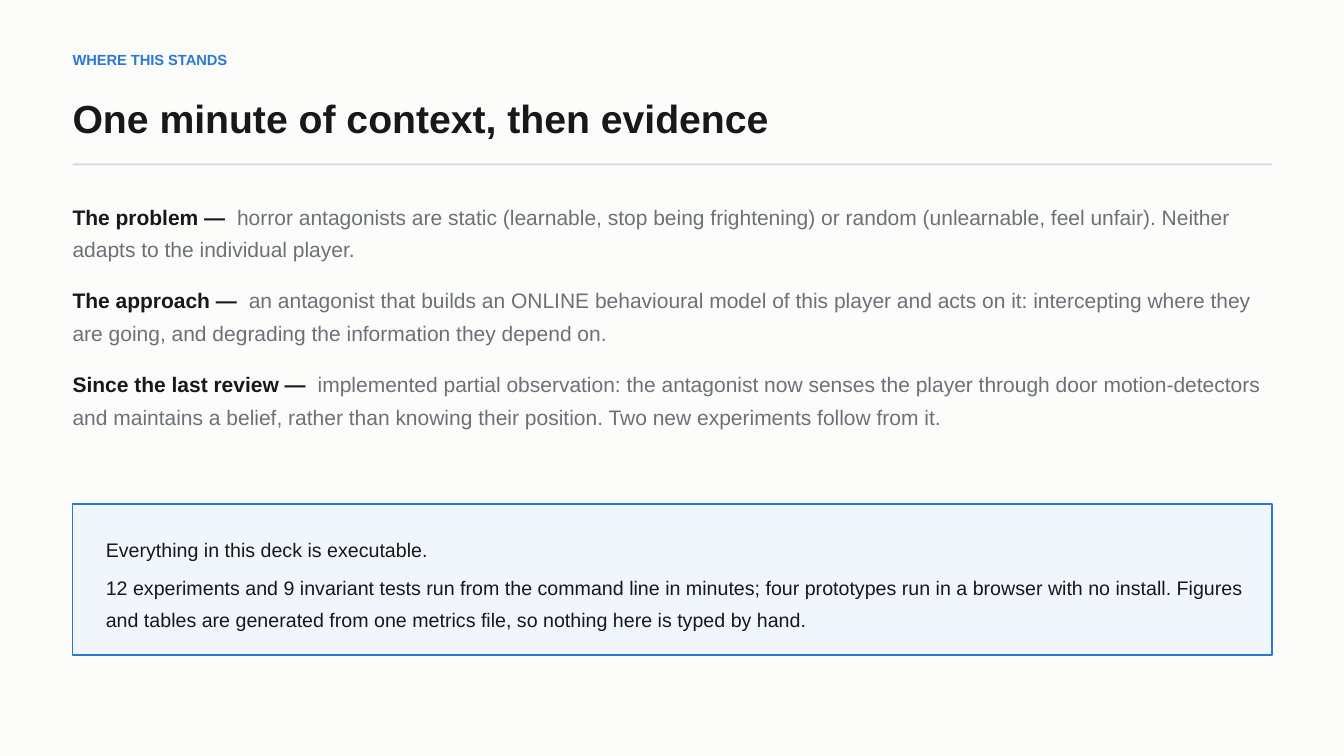
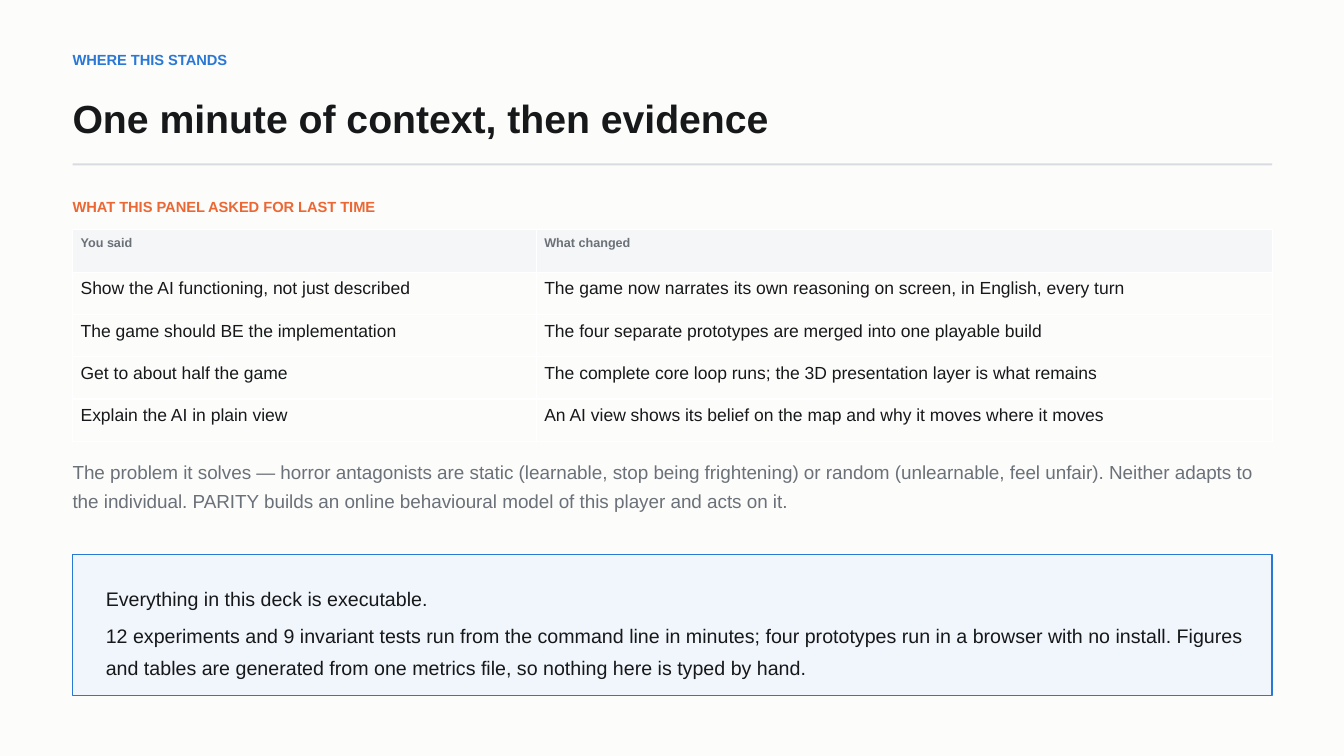
Before and after one commit to Sh1v4mKum4r/parity, a slide deck: slide 2 of docs/PARITY-review3-deck.pptx. Drawn at 1344x756 pixels with LibreOffice and Linux fonts; fonts in the diff are those of the drawing. Boxes give left, top, right and bottom in pixels: in the first picture for what was removed or moved away, otherwise in the second. Text is boxed around its words. In the diff, an @@ line names an element or a change of style, - is before the commit and + after.

```diff
--- a/docs/PARITY-review3-deck.pptx
+++ b/docs/PARITY-review3-deck.pptx
@@ text added at [73,201,375,212], 10.5 pt, text #EB6834, bold @@
+WHAT THIS PANEL ASKED FOR LAST TIME
@@ table added at [73,230,1272,442], 5 rows, 2 columns @@
+You said | What changed
+Show the AI functioning, not just described | The game now narrates its own reasoning on screen, in English, every turn
+The game should BE the implementation | The four separate prototypes are merged into one playable build
+Get to about half the game | The complete core loop runs; the 3D presentation layer is what remains
+Explain the AI in plain view | An AI view shows its belief on the map and why it moves where it moves
@@ text at [73,465,1253,512]: text changed; size 15 to 13.5 pt @@
-The problem — horror antagonists are static (learnable, stop being frightening) or random (unlearnable, feel unfair). Neither adapts to the individual player.
-The approach — an antagonist that builds an ONLINE behavioural model of this player and acts on it: intercepting where they are going, and degrading the information they depend on.
-Since the last review — implemented partial observation: the antagonist now senses the player through door motion-detectors and maintains a belief, rather than knowing their position. Two new experiments follow from it.
+The problem it solves — horror antagonists are static (learnable, stop being frightening) or random (unlearnable, feel unfair). Neither adapts to the individual. PARITY builds an online behavioural model of this player and acts on it.
@@ rectangle: place and size @@
-rectangle at [73,504,1272,655]
+rectangle at [73,555,1272,696]
@@ text "Everything in this deck is ...": place and size @@
-text "Everything in this deck is ..." at [106,542,1242,631]
+text "Everything in this deck is ..." at [106,591,1242,679]
```
Also in this commit, not shown: 2 other slides changed, 2 slides added, 8 other files.
